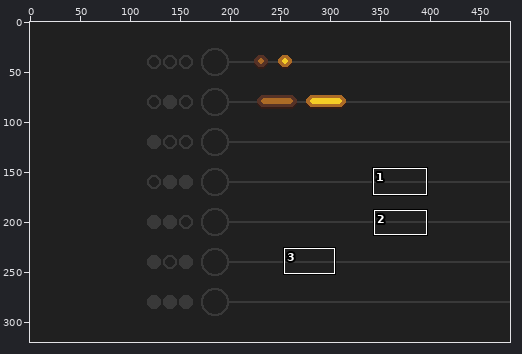
File history of a pixel-art file, src/art/bg.aseprite. The picture above shows the old version from afar; the outline marks the close-up.
Close-up. Old version:
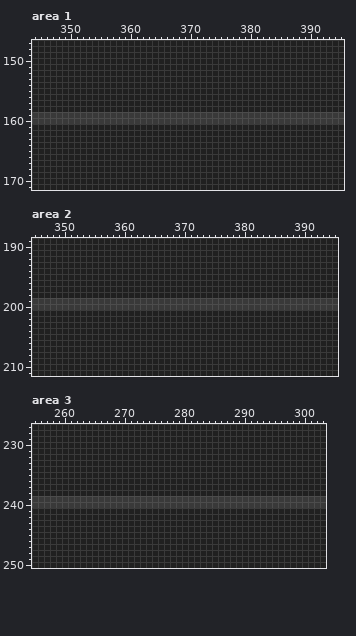
480x320 pixels, 1 frame. Shown: area 1: x 344..395, y 147..171; area 2: x 345..395, y 189..211; area 3: x 255..303, y 227..250. The commit also changed other parts of the picture, which this record leaves out.
New version:
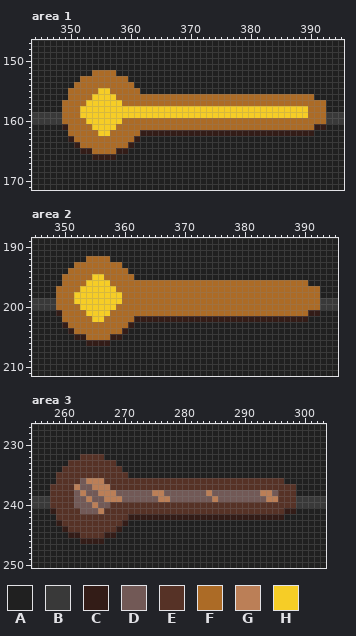
Palette (. is transparent): A #202020  B #393939  C #331c17  D #725956  E #563226  F #ac6b26  G #bb7f57  H #f6cd26
What changed:
Changed rows in their new state; - is an unchanged pixel.
Area 1, layer "note1":
first column x 349:
152 -----FFFF-----------------------------------
153 ---FFFFFFFF---------------------------------
154 --FFFFFFFFFF--------------------------------
155 -FFFFFHHFFFFF-------------------------------
156 -FFFFHHHHFFFFFFFFFFFFFFFFFFFFFFFFFFFFFFFFF--
157 FFFFHHHHHHFFFFFFFFFFFFFFFFFFFFFFFFFFFFFFFFFF
158 FFFHHHHHHHHHHHHHHHHHHHHHHHHHHHHHHHHHHHHHHFFF
159 FFFHHHHHHHHHHHHHHHHHHHHHHHHHHHHHHHHHHHHHHFFF
160 FFFFHHHHHHFFFFFFFFFFFFFFFFFFFFFFFFFFFFFFFFFF
161 CFFFFHHHHFFFFFFFFFFFFFFFFFFFFFFFFFFFFFFFFFCC
162 -FFFFFHHFFFFFCCCCCCCCCCCCCCCCCCCCCCCCCCCCC--
163 -CFFFFFFFFFFC-------------------------------
164 --CFFFFFFFFC--------------------------------
165 ---CCFFFFCC---------------------------------
166 -----CCCC-----------------------------------
Area 2, layer "note1":
first column x 349:
192 -----FFFF-----------------------------------
193 ---FFFFFFFF---------------------------------
194 --FFFFFFFFFF--------------------------------
195 -FFFFFHHFFFFF-------------------------------
196 -FFFFHHHHFFFFFFFFFFFFFFFFFFFFFFFFFFFFFFFFF--
197 FFFFHHHHHHFFFFFFFFFFFFFFFFFFFFFFFFFFFFFFFFFF
198 FFFHHHHHHHHFFFFFFFFFFFFFFFFFFFFFFFFFFFFFFFFF
199 FFFHHHHHHHHFFFFFFFFFFFFFFFFFFFFFFFFFFFFFFFFF
200 FFFFHHHHHHFFFFFFFFFFFFFFFFFFFFFFFFFFFFFFFFFF
201 CFFFFHHHHFFFFFFFFFFFFFFFFFFFFFFFFFFFFFFFFFCC
202 -FFFFFHHFFFFFCCCCCCCCCCCCCCCCCCCCCCCCCCCCC--
203 -CFFFFFFFFFFC-------------------------------
204 --CFFFFFFFFC--------------------------------
205 ---CCFFFFCC---------------------------------
206 -----CCCC-----------------------------------
Area 3, layer "note1":
first column x 258:
232 -----EEEE--------------------------------
233 ---EEEEEEEE------------------------------
234 --EEEEEEEEEE-----------------------------
235 -EEEEEEEEEEEE----------------------------
236 -EEEEDGGGEEEEEEEEEEEEEEEEEEEEEEEEEEEEEE--
237 EEEEGDDGGGEEEEEEEEEEEEEEEEEEEEEEEEEEEEEEE
238 EEEEDGDDGGGDDDDDDGGDDDDDDDGDDDDDDDDGGDEEE
239 EEEEDDGDDGGGDDDDDDGGDDDDDDDGDDDDDDDDGGEEE
240 EEEEDDDGDDEEEEEEEEEEEEEEEEEEEEEEEEEEEEEEE
241 CEEEEDDDGEEEEEEEEEEEEEEEEEEEEEEEEEEEEEECC
242 -EEEEEEEEEEEECCCCCCCCCCCCCCCCCCCCCCCCCC--
243 -CEEEEEEEEEEC----------------------------
244 --CEEEEEEEEC-----------------------------
245 ---CCEEEECC------------------------------
246 -----CCCC--------------------------------
Boxes around the changes in both close-ups, in picture pixels (x1, y1, x2, y2):
changed: (62, 70, 326, 160)
changed: (56, 256, 320, 346)
changed: (50, 454, 296, 544)
